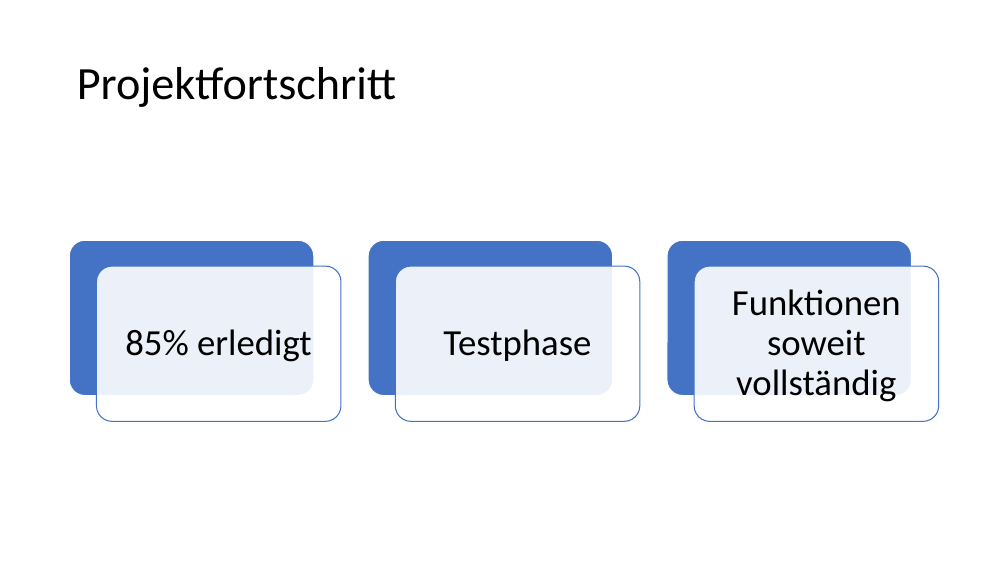
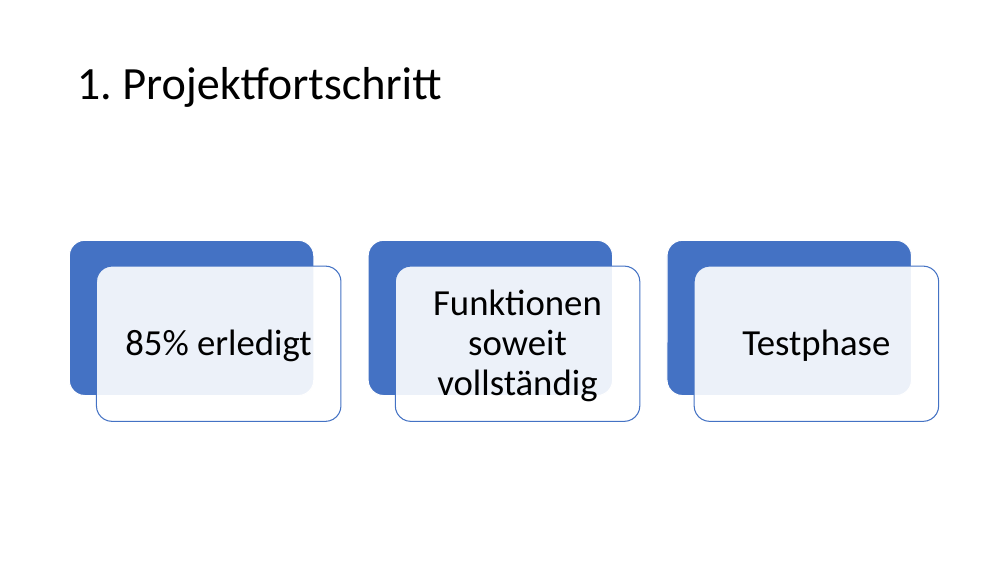
Before and after one commit to MeisterDanDan/Urban-Explorer, a slide deck: slide 4 of 05)Praesentationen/Status 2..pptx (slide 3 before the commit). Drawn at 1008x567 pixels with LibreOffice and Linux fonts; fonts in the diff are those of the drawing. Boxes give left, top, right and bottom in pixels: in the first picture for what was removed or moved away, otherwise in the second. Text is boxed around its words. In the diff, an @@ line names an element or a change of style, - is before the commit and + after.

```diff
--- a/05)Praesentationen/Status 2..pptx
+++ b/05)Praesentationen/Status 2..pptx
@@ title at bbox=[77, 67, 441, 107]: text changed @@
-Projektfortschritt
+1. Projektfortschritt
@@ text "Funktionen soweit vollständig": place and size @@
-text "Funktionen soweit vollständig" at bbox=[732, 289, 901, 402]
+text "Funktionen soweit vollständig" at bbox=[433, 289, 602, 402]
@@ text "Testphase": place and size @@
-text "Testphase" at bbox=[443, 329, 591, 361]
+text "Testphase" at bbox=[742, 329, 890, 361]
```
Also in this commit, not shown: 2 other slides changed, 2 slides added, 1 slide removed, 7 other files.
